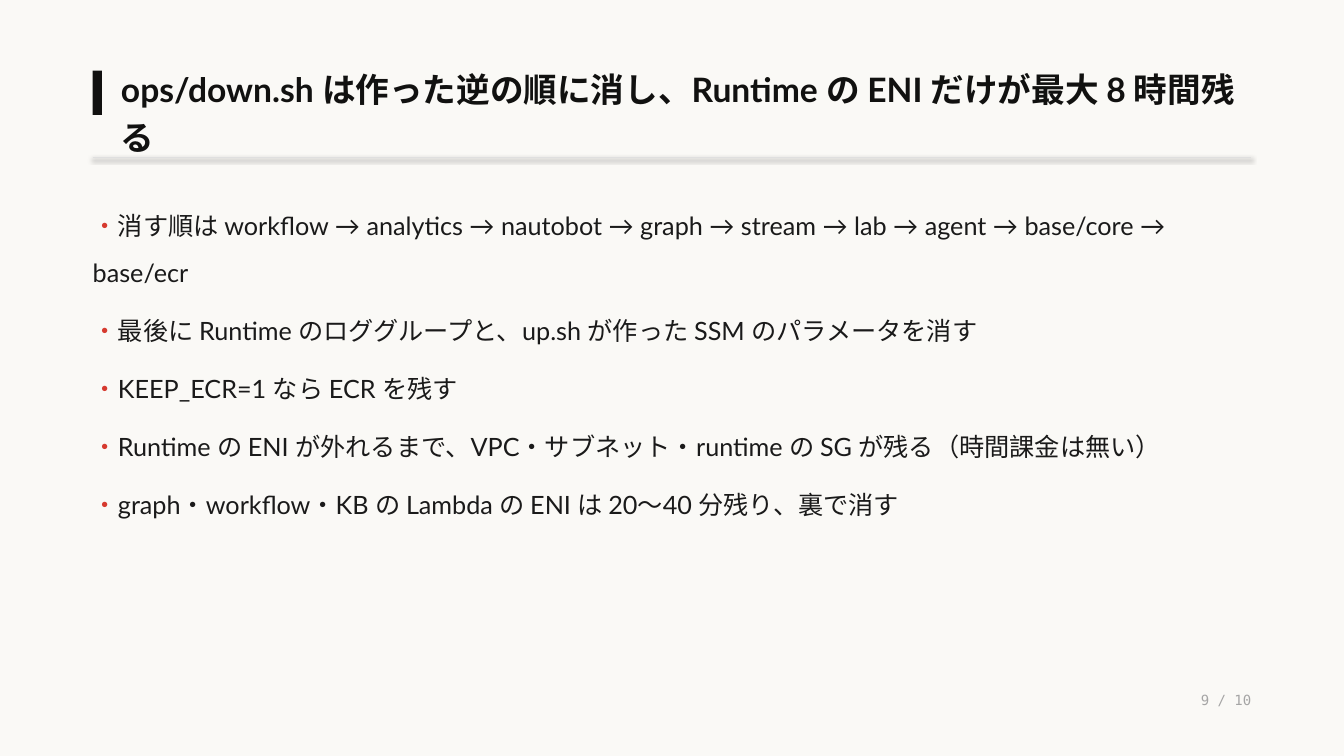
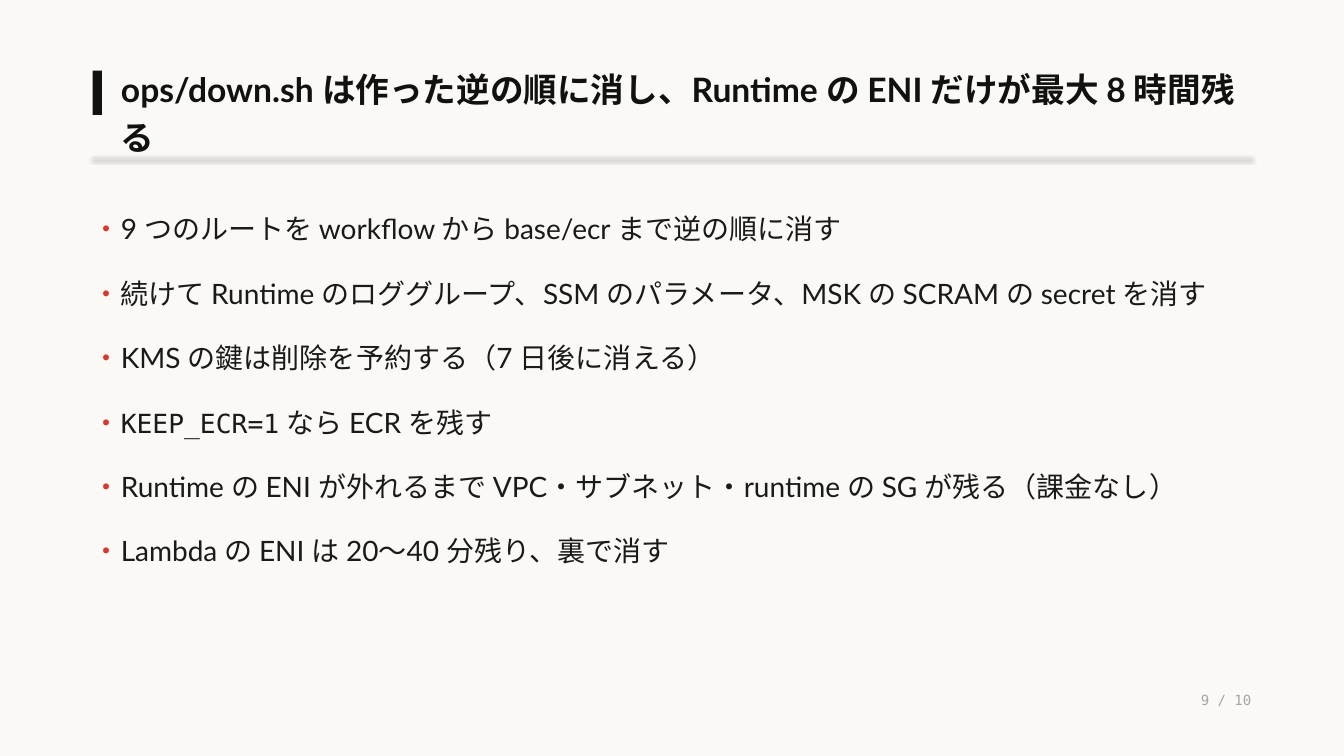
Before and after one commit to eddie-eights/nwc-poc, a slide deck: slide 9 of docs/architecture-managed.pptx. Drawn at 1344x756 pixels with LibreOffice and Linux fonts; fonts in the diff are those of the drawing. Boxes give left, top, right and bottom in pixels: in the first picture for what was removed or moved away, otherwise in the second. Text is boxed around its words. In the diff, an @@ line names an element or a change of style, - is before the commit and + after.

```diff
--- a/docs/architecture-managed.pptx
+++ b/docs/architecture-managed.pptx
@@ text at box(93, 215, 1207, 371): text changed; size 18 to 20 pt @@
-・消す順は workflow → analytics → nautobot → graph → stream → lab → agent → base/core → base/ecr
-・最後に Runtime のロググループと、up.sh が作った SSM のパラメータを消す
+・9 つのルートを workflow から base/ecr まで逆の順に消す
+・続けて Runtime のロググループ、SSM のパラメータ、MSK の SCRAM の secret を消す
+・KMS の鍵は削除を予約する（7 日後に消える）
@@ text at box(93, 409, 492, 439): size 18 to 20 pt in "・KEEP_ECR=1 なら ECR を残す"; size 18 to 18.8 pt, font Lato to DejaVu Sans Mono in "・KEEP_ECR=1" @@
@@ text at box(93, 473, 1177, 564): text changed; size 18 to 20 pt @@
-・Runtime の ENI が外れるまで、VPC・サブネット・runtime の SG が残る（時間課金は無い）
-・graph・workflow・KB の Lambda の ENI は 20〜40 分残り、裏で消す
+・Runtime の ENI が外れるまで VPC・サブネット・runtime の SG が残る（課金なし）
+・Lambda の ENI は 20〜40 分残り、裏で消す
```
Also in this commit, not shown: 9 other slides changed, 1 other file.
